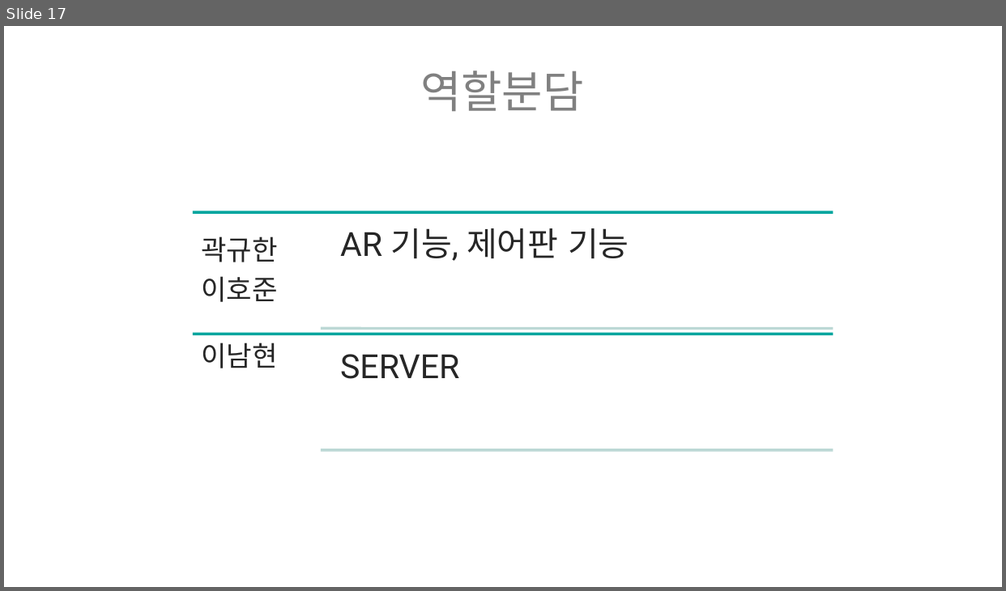
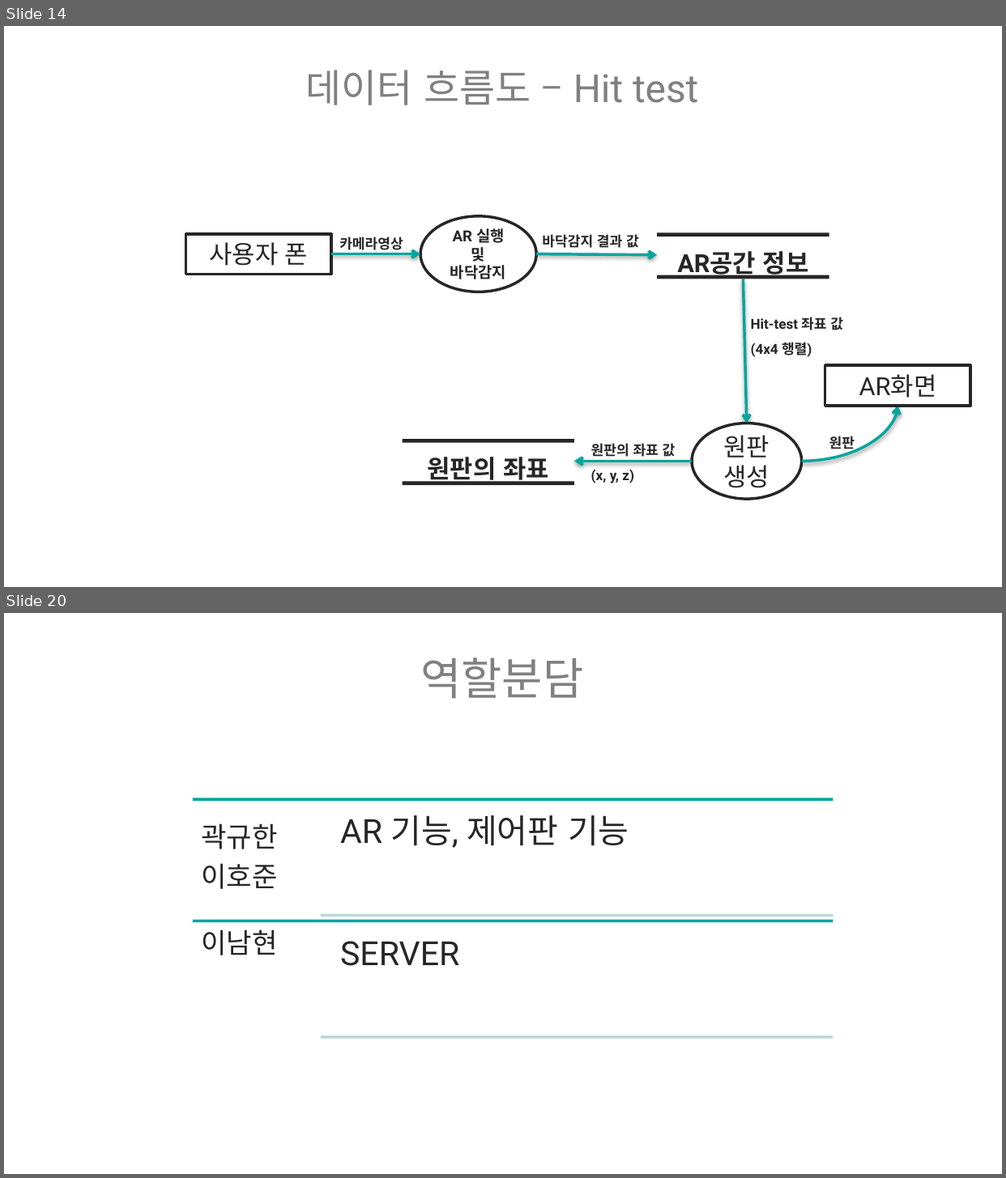
Before and after one commit to ptyoiy/ARwork, a slide deck: 호남-발표자료 - 복사본.pptx. Shown one above the other, each under a label of ours: slide 17 before the commit, slides 14 and 20 after it; the slides between them are not shown. The pictures are 1006x591 and 1006x1178 pixels, drawn with LibreOffice and Linux fonts; fonts in the diff are those of the drawing. Boxes give left, top, right and bottom in pixels: in the first picture for what was removed or moved away, otherwise in the second. Text is boxed around its words. In the diff, an @@ line names an element or a change of style, - is before the commit and + after.

Commit message:
1121
ppt 흐름도 추가

```diff
--- a/호남-발표자료 - 복사본.pptx
+++ b/호남-발표자료 - 복사본.pptx
@@ slide 14 added at box(4, 26, 1002, 587), background #FFFFFF @@
@@ text added at box(306, 70, 698, 105), 28 pt, text #808080 @@
+데이터 흐름도 – Hit test
@@ ellipse added at box(420, 216, 536, 292), fill #FFFFFF, outline #262626 2 pt, 11 pt, text #262626, bold @@
+AR 실행 및 바닥감지
@@ rectangle added at box(185, 233, 331, 274), fill #FFFFFF, outline #262626 2 pt, 18 pt, text #262626 @@
+사용자 폰
@@ text added at box(339, 237, 403, 250), 10 pt, text #262626, bold @@
+카메라영상
@@ text added at box(542, 234, 639, 248), 10 pt, text #262626, bold @@
+바닥감지 결과 값
@@ rectangle added at box(657, 233, 829, 237), fill #262626 @@
@@ arrow added from (331, 254) to (420, 254), #01A59E 2 pt @@
@@ arrow added from (536, 254) to (657, 255), #01A59E 2 pt @@
@@ text added at box(677, 251, 809, 280), 18 pt, text #262626, bold @@
+AR공간 정보
@@ rectangle added at box(657, 275, 829, 280), fill #262626 @@
@@ arrow added from (744, 280) to (747, 423), #01A59E 2 pt @@
@@ text added at box(751, 317, 843, 357), 10 pt, text #262626, bold @@
+Hit-test 좌표 값
+(4x4 행렬)
@@ rectangle added at box(825, 365, 971, 405), fill #FFFFFF, outline #262626 2 pt, 18 pt, text #262626 @@
+AR화면
@@ curved arrow added from (801, 461) to (898, 406), #01A59E 2 pt @@
@@ ellipse added at box(692, 423, 801, 499), fill #FFFFFF, outline #262626 2 pt, 18 pt, text #262626 @@
+원판 생성
@@ text added at box(829, 436, 854, 453), 10 pt, text #262626, bold @@
+원판
@@ rectangle added at box(403, 439, 573, 443), fill #262626 @@
@@ text added at box(428, 457, 549, 485), 18 pt, text #262626, bold @@
+원판의 좌표
@@ arrow added from (692, 461) to (573, 461), #01A59E 2 pt @@
@@ text added at box(591, 443, 675, 484), 10 pt, text #262626, bold @@
+원판의 좌표 값
+(x, y, z)
@@ rectangle added at box(403, 482, 573, 486), fill #262626 @@
@@ what was slide 17 is now slide 20 @@
```
Also in this commit, not shown: 5 slides changed, 4 other slides added, 2 slides removed, 7 other files.
